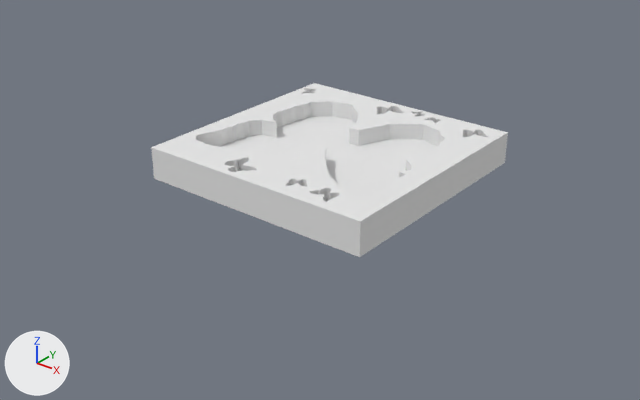
One commit to the Blender file Assets/Models/butterfly.blend: the scene before it, then after it.
Before and after are seen from a 50 mm camera at (22.5, -29.0, 15.6) aimed at (0.2, -1.2, -1.7). The lights are fixed; the arrows at lower left show +X, +Y and +Z.

In view in the first picture: 'visual.001'.
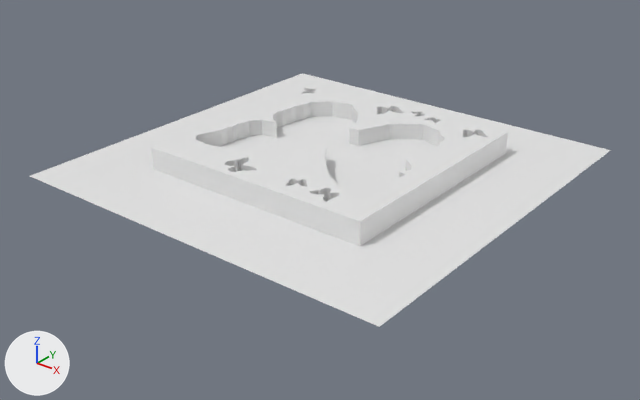
Location of each change, (x1, y1, x2, y2) in pixels of the pictures (640 x 400 px):
```json
{"object": "invisify", "change": "added", "after": [30, 73, 611, 327]}
```

Edits to the scene script, one JSON object a line:
```json
{"op": "add", "block": "me_plane", "code": ["me_plane = bpy.data.meshes.new('Plane')", "me_plane.from_pydata(...)  # 1099 vertices, 575 faces; spans x -1.0..1.0, y -1.0..1.0, z -0.05..0.0"]}
{"op": "add", "block": "ob_invisify", "code": ["ob_invisify = bpy.data.objects.new('invisify', me_plane)", "ob_invisify.location = (-0.02, -0.24, -0.23)", "ob_invisify.scale = (9.27, 9.27, 9.27)"]}
```
